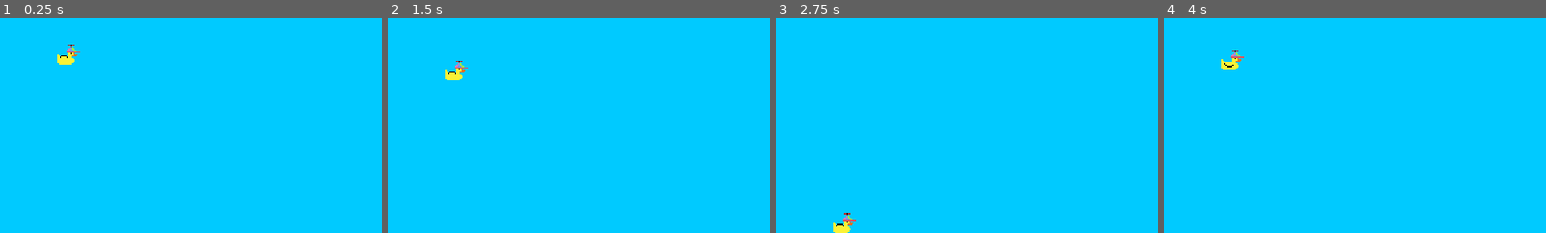
Above: before the commit, frames 1-4 (left to right).
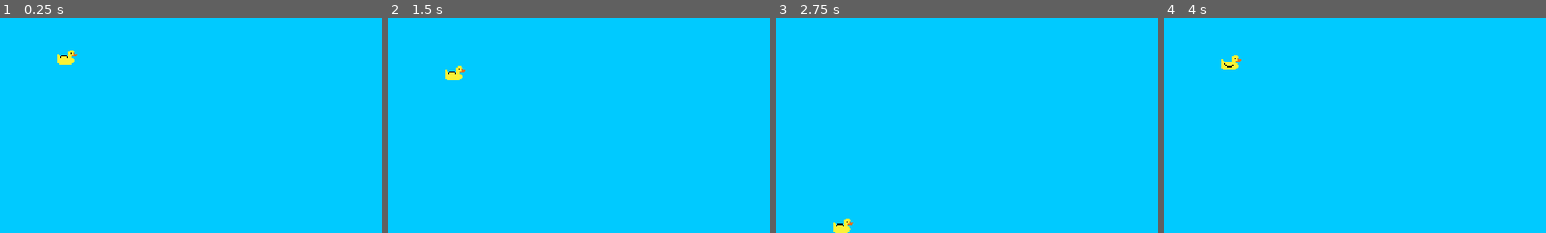
Above: after the commit, the same moments.

Repository: VintageDesign/flappy_bird
Game: Godot game, scene res://scenes/main.tscn
The game is run twice, just before and just after one commit, with the same random seed, the same clock (stepped at 60 frames per second) and the same inputs.
Inputs:
- Up to frame 1 (0.25 s): no input
- Up to frame 2 (1.5 s): tap Enter at 0.5 s; tap Space (jump) at 0.77 s
- Up to frame 3 (2.75 s): tap Space (jump) at 1.52 s
- Up to frame 4 (4 s): tap Space (jump) at 3.02, 3.77 s
The pictures show only the part of the screen within x 0-50%, y 41-91%; the shares and areas given below are measured in that part.

The runs differ from the first frame. In frame 1, less than 0.1% of the frame differs, in the area x 17-21%, y 12-16%; in frame 2, less than 0.1%; in frame 3, less than 0.1%, in the area x 17-21%, y 90-95%; in frame 4, less than 0.1%.

Commit message:
Add hat menu

Diff:
--- /dev/null
+++ b/scenes/hat_menu.gd
@@ -0,0 +1,30 @@
+extends CanvasLayer
+
+
+signal hat_changed
+
+func _ready() -> void:
+	$SpinnyHat/animation.play()
+	$PartyHat/animation.play()
+
+func _on_cowboy_hat_pressed() -> void:
+	hat_changed.emit("cowboy_hat")
+
+
+func _on_wizard_hat_pressed() -> void:
+	hat_changed.emit("wizard_hat")
+
+
+
+func _on_space_helmet_pressed() -> void:
+	hat_changed.emit("space_helmet")
+
+
+func _on_spinny_hat_pressed() -> void:
+	hat_changed.emit("spinny_hat")
+
+func _on_party_hat_pressed() -> void:
+	hat_changed.emit("party_hat")
+
+func _on_none_pressed() -> void:
+	hat_changed.emit("none")
--- /dev/null
+++ b/scenes/hat_menu.tscn
@@ -0,0 +1,204 @@
+[gd_scene load_steps=19 format=3 uid="uid://dg1aicas1oy6u"]
+
+[ext_resource type="Theme" uid="uid://wv7msxwmemkc" path="res://HUD_Theme.tres" id="1_krj70"]
+[ext_resource type="Script" uid="uid://b7jpuh3jwdp86" path="res://scenes/hat_menu.gd" id="1_vt3d3"]
+[ext_resource type="Texture2D" uid="uid://cs6ybytvwlnlf" path="res://art/hats/cowboy_hat.png" id="2_0lmub"]
+[ext_resource type="Texture2D" uid="uid://duutm7udpib6j" path="res://art/hats/wizard-hat.png" id="3_oj5wu"]
+[ext_resource type="Texture2D" uid="uid://wqrfji0blpw" path="res://art/hats/space_helmet.png" id="4_vt3d3"]
+[ext_resource type="Texture2D" uid="uid://bdyap0cvn6yop" path="res://art/hats/spinny-hat.png" id="6_eqc8b"]
+[ext_resource type="Texture2D" uid="uid://dqnhs7qbidvb1" path="res://art/hats/party-hat.png" id="7_x32hb"]
+
+[sub_resource type="AtlasTexture" id="AtlasTexture_x32hb"]
+atlas = ExtResource("6_eqc8b")
+region = Rect2(0, 0, 16, 16)
+
+[sub_resource type="AtlasTexture" id="AtlasTexture_jl5u7"]
+atlas = ExtResource("6_eqc8b")
+region = Rect2(16, 0, 16, 16)
+
+[sub_resource type="AtlasTexture" id="AtlasTexture_y7x7k"]
+atlas = ExtResource("6_eqc8b")
+region = Rect2(32, 0, 16, 16)
+
+[sub_resource type="SpriteFrames" id="SpriteFrames_lj06o"]
+animations = [{
+"frames": [{
+"duration": 1.0,
+"texture": SubResource("AtlasTexture_x32hb")
+}, {
+"duration": 1.0,
+"texture": SubResource("AtlasTexture_jl5u7")
+}, {
+"duration": 1.0,
+"texture": SubResource("AtlasTexture_y7x7k")
+}],
+"loop": true,
+"name": &"default",
+"speed": 5.0
+}]
+
+[sub_resource type="AtlasTexture" id="AtlasTexture_lj06o"]
+atlas = ExtResource("7_x32hb")
+region = Rect2(0, 0, 16, 16)
+
+[sub_resource type="AtlasTexture" id="AtlasTexture_bs4i6"]
+atlas = ExtResource("7_x32hb")
+region = Rect2(16, 0, 16, 16)
+
+[sub_resource type="AtlasTexture" id="AtlasTexture_ojtof"]
+atlas = ExtResource("7_x32hb")
+region = Rect2(32, 0, 16, 16)
+
+[sub_resource type="AtlasTexture" id="AtlasTexture_1jnqp"]
+atlas = ExtResource("7_x32hb")
+region = Rect2(48, 0, 16, 16)
+
+[sub_resource type="AtlasTexture" id="AtlasTexture_ydgdc"]
+atlas = ExtResource("7_x32hb")
+region = Rect2(64, 0, 16, 16)
+
+[sub_resource type="AtlasTexture" id="AtlasTexture_vqmhg"]
+atlas = ExtResource("7_x32hb")
+region = Rect2(80, 0, 16, 16)
+
+[sub_resource type="SpriteFrames" id="SpriteFrames_4jkm2"]
+animations = [{
+"frames": [{
+"duration": 1.0,
+"texture": SubResource("AtlasTexture_lj06o")
+}, {
+"duration": 1.0,
+"texture": SubResource("AtlasTexture_bs4i6")
+}, {
+"duration": 1.0,
+"texture": SubResource("AtlasTexture_ojtof")
+}, {
+"duration": 1.0,
+"texture": SubResource("AtlasTexture_1jnqp")
+}, {
+"duration": 1.0,
+"texture": SubResource("AtlasTexture_ydgdc")
+}, {
+"duration": 1.0,
+"texture": SubResource("AtlasTexture_vqmhg")
+}],
+"loop": true,
+"name": &"default",
+"speed": 5.0
+}]
+
+[node name="HatMenu" type="CanvasLayer"]
+script = ExtResource("1_vt3d3")
+
+[node name="Label" type="Label" parent="."]
+anchors_preset = 5
+anchor_left = 0.5
+anchor_right = 0.5
+offset_left = -63.0
+offset_top = 27.0
+offset_right = 63.0
+offset_bottom = 50.0
+grow_horizontal = 2
+theme = ExtResource("1_krj70")
+text = "Select a Hat"
+
+[node name="CowboyHat" type="Button" parent="."]
+anchors_preset = 5
+anchor_left = 0.5
+anchor_right = 0.5
+offset_left = -144.0
+offset_top = 80.0
+offset_right = -57.0
+offset_bottom = 167.0
+grow_horizontal = 2
+icon = ExtResource("2_0lmub")
+flat = true
+icon_alignment = 1
+expand_icon = true
+
+[node name="WizardHat" type="Button" parent="."]
+anchors_preset = 5
+anchor_left = 0.5
+anchor_right = 0.5
+offset_left = -40.0
+offset_top = 80.0
+offset_right = 47.0
+offset_bottom = 167.0
+grow_horizontal = 2
+icon = ExtResource("3_oj5wu")
+flat = true
+icon_alignment = 1
+expand_icon = true
+
+[node name="SpaceHelmet" type="Button" parent="."]
+anchors_preset = 5
+anchor_left = 0.5
+anchor_right = 0.5
+offset_left = 72.0
+offset_top = 80.0
+offset_right = 159.0
+offset_bottom = 167.0
+grow_horizontal = 2
+icon = ExtResource("4_vt3d3")
+flat = true
+icon_alignment = 1
+expand_icon = true
+
+[node name="SpinnyHat" type="Button" parent="."]
+anchors_preset = 5
+anchor_left = 0.5
+anchor_right = 0.5
+offset_left = -144.0
+offset_top = 167.0
+offset_right = -57.0
+offset_bottom = 254.0
+grow_horizontal = 2
+flat = true
+icon_alignment = 1
+expand_icon = true
+
+[node name="animation" type="AnimatedSprite2D" parent="SpinnyHat"]
+position = Vector2(40, 44)
+scale = Vector2(4.5, 4.5)
+sprite_frames = SubResource("SpriteFrames_lj06o")
+frame_progress = 0.679674
+
+[node name="PartyHat" type="Button" parent="."]
+anchors_preset = 5
+anchor_left = 0.5
+anchor_right = 0.5
+offset_left = -40.0
+offset_top = 167.0
+offset_right = 47.0
+offset_bottom = 254.0
+grow_horizontal = 2
+flat = true
+icon_alignment = 1
+expand_icon = true
+
+[node name="animation" type="AnimatedSprite2D" parent="PartyHat"]
+position = Vector2(41, 48)
+scale = Vector2(5.6875, 5.6875)
+sprite_frames = SubResource("SpriteFrames_4jkm2")
+
+[node name="None" type="Button" parent="."]
+anchors_preset = 5
+anchor_left = 0.5
+anchor_right = 0.5
+offset_left = 72.0
+offset_top = 167.0
+offset_right = 159.0
+offset_bottom = 254.0
+grow_horizontal = 2
+theme = ExtResource("1_krj70")
+text = "None"
+flat = true
+icon_alignment = 1
+expand_icon = true
+
+[connection signal="pressed" from="CowboyHat" to="." method="_on_cowboy_hat_pressed"]
+[connection signal="pressed" from="WizardHat" to="." method="_on_wizard_hat_pressed"]
+[connection signal="pressed" from="SpaceHelmet" to="." method="_on_space_helmet_pressed"]
+[connection signal="pressed" from="SpinnyHat" to="." method="_on_spinny_hat_pressed"]
+[connection signal="pressed" from="PartyHat" to="." method="_on_party_hat_pressed"]
+[connection signal="pressed" from="None" to="." method="_on_none_pressed"]
--- a/scenes/main.gd
+++ b/scenes/main.gd
@@ -18,10 +18,12 @@
 	if Input.is_action_just_pressed("pause"):
 		if game_state == PAUSED:
 			print("Unpause")
+			$Menu.hide_all()
 			get_tree().paused = false
 			game_state = IN_GAME
 		else:
 			print("Pause")
+			$Menu/PauseMenu.show()
 			get_tree().paused = true
 			game_state = PAUSED
 
@@ -71,3 +73,7 @@
 		if mob != null:
 			mob.queue_free()
 	obstacles.clear()
+
+
+func _on_menu_hat_changed(hat_selection) -> void:
+	$player.select_hat(hat_selection) # Replace with function body.
--- a/scenes/main.tscn
+++ b/scenes/main.tscn
@@ -1,9 +1,10 @@
-[gd_scene load_steps=5 format=3 uid="uid://xn7xwlmwuk7b"]
+[gd_scene load_steps=6 format=3 uid="uid://xn7xwlmwuk7b"]
 
 [ext_resource type="Script" uid="uid://d1qtapejnydf" path="res://scenes/main.gd" id="1_0wfyh"]
 [ext_resource type="PackedScene" uid="uid://bkbs37h0ibl7x" path="res://scenes/player.tscn" id="1_o5qli"]
 [ext_resource type="PackedScene" uid="uid://djtf17p1qsx46" path="res://scenes/pipe.tscn" id="2_sugp2"]
 [ext_resource type="PackedScene" uid="uid://tfqpcakh3hah" path="res://scenes/hud.tscn" id="4_jyhfs"]
+[ext_resource type="PackedScene" uid="uid://dqwychfyo431u" path="res://scenes/pause_menu.tscn" id="5_tbgi4"]
 
 [node name="Main" type="Node"]
 process_mode = 3
@@ -27,4 +28,7 @@
 
 [node name="HUD" parent="." instance=ExtResource("4_jyhfs")]
 
+[node name="Menu" parent="." instance=ExtResource("5_tbgi4")]
+
 [connection signal="timeout" from="ObstacleSpawnTick" to="." method="on_spawn_tick_expired"]
+[connection signal="hat_changed" from="Menu" to="." method="_on_menu_hat_changed"]
--- /dev/null
+++ b/scenes/pause_menu.gd
@@ -0,0 +1,18 @@
+extends CanvasLayer
+
+signal hat_changed
+
+func _ready():
+	hide_all()
+
+func _on_change_hat_pressed() -> void:
+	$PauseMenu.hide()
+	$HatMenu.show()
+
+func hide_all():
+	$HatMenu.hide()
+	$PauseMenu.hide()
+
+
+func _on_hat_menu_hat_changed(hat_selection) -> void:
+	hat_changed.emit(hat_selection)
--- /dev/null
+++ b/scenes/pause_menu.tscn
@@ -0,0 +1,46 @@
+[gd_scene load_steps=4 format=3 uid="uid://dqwychfyo431u"]
+
+[ext_resource type="Script" uid="uid://c7cuqkrqridyg" path="res://scenes/pause_menu.gd" id="1_kukqi"]
+[ext_resource type="Theme" uid="uid://wv7msxwmemkc" path="res://HUD_Theme.tres" id="1_n87rw"]
+[ext_resource type="PackedScene" uid="uid://dg1aicas1oy6u" path="res://scenes/hat_menu.tscn" id="2_5d2l8"]
+
+[node name="Menu" type="CanvasLayer"]
+script = ExtResource("1_kukqi")
+
+[node name="HatMenu" parent="." instance=ExtResource("2_5d2l8")]
+
+[node name="PauseMenu" type="CanvasLayer" parent="."]
+
+[node name="ChangeHat" type="Button" parent="PauseMenu"]
+anchors_preset = 8
+anchor_left = 0.5
+anchor_top = 0.5
+anchor_right = 0.5
+anchor_bottom = 0.5
+offset_left = -61.0
+offset_top = -40.0
+offset_right = 61.0
+offset_bottom = -11.0
+grow_horizontal = 2
+grow_vertical = 2
+theme = ExtResource("1_n87rw")
+text = "Change Hat"
+
+[node name="Label" type="Label" parent="PauseMenu"]
+anchors_preset = 8
+anchor_left = 0.5
+anchor_top = 0.5
+anchor_right = 0.5
+anchor_bottom = 0.5
+offset_left = -38.0
+offset_top = -65.0
+offset_right = 38.0
+offset_bottom = -44.0
+grow_horizontal = 2
+grow_vertical = 2
+size_flags_horizontal = 4
+theme = ExtResource("1_n87rw")
+text = "Paused!"
+
+[connection signal="hat_changed" from="HatMenu" to="." method="_on_hat_menu_hat_changed"]
+[connection signal="pressed" from="PauseMenu/ChangeHat" to="." method="_on_change_hat_pressed"]
--- a/scenes/player.gd
+++ b/scenes/player.gd
@@ -14,8 +14,10 @@
 
 
 func _ready():
-	$Hat.play("spinny_hat")
+	$Hat.play("none")
 
+func select_hat(hat_selection):
+	$Hat.play(hat_selection)
 
 func _physics_process(delta):
 
--- a/scenes/player.tscn
+++ b/scenes/player.tscn
@@ -99,7 +99,10 @@
 "name": &"cowboy_hat",
 "speed": 5.0
 }, {
-"frames": [],
+"frames": [{
+"duration": 1.0,
+"texture": null
+}],
 "loop": true,
 "name": &"none",
 "speed": 5.0
@@ -179,7 +182,7 @@
 [node name="Hat" type="AnimatedSprite2D" parent="."]
 position = Vector2(4, -5)
 sprite_frames = SubResource("SpriteFrames_y4r1p")
-animation = &"spinny_hat"
+animation = &"none"
 
 [connection signal="animation_looped" from="PlayerBody" to="." method="_on_animated_sprite_2d_animation_looped"]
 [connection signal="screen_exited" from="VisibleOnScreenNotifier2D" to="." method="_on_visible_on_screen_notifier_2d_screen_exited"]
Binary file changed: art/hats/wizard-hat.aseprite
Binary file changed: art/hats/wizard-hat.png
Not shown, added: scenes/hat_menu.gd.uid
Not shown, added: scenes/pause_menu.gd.uid
